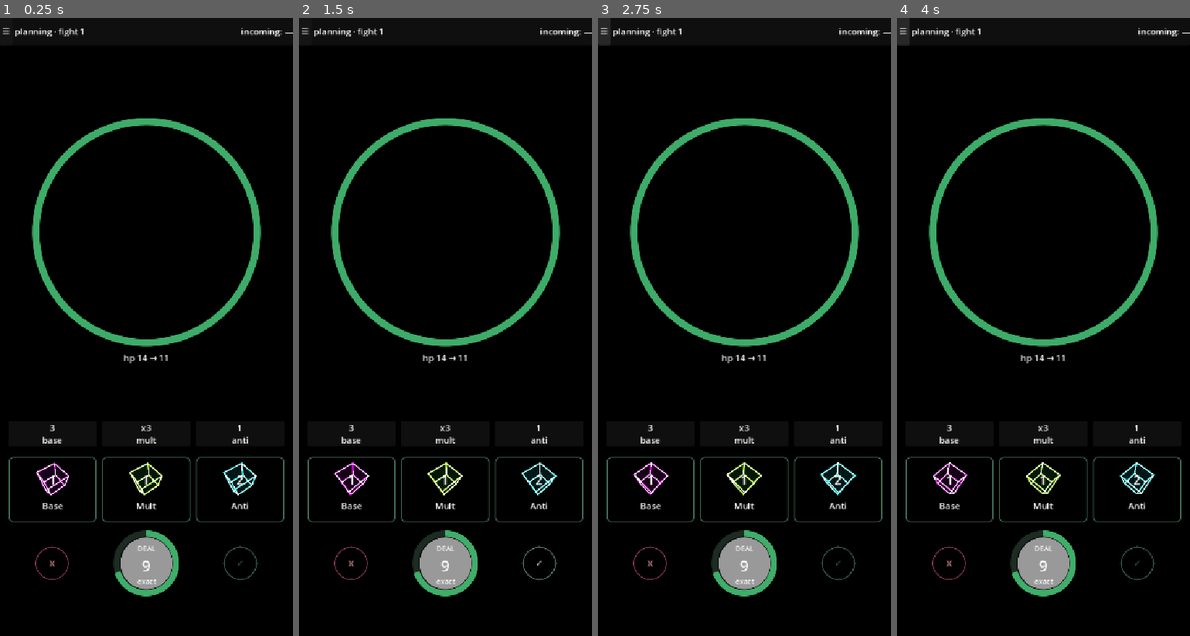
Above: before the commit, frames 1-4 (left to right).
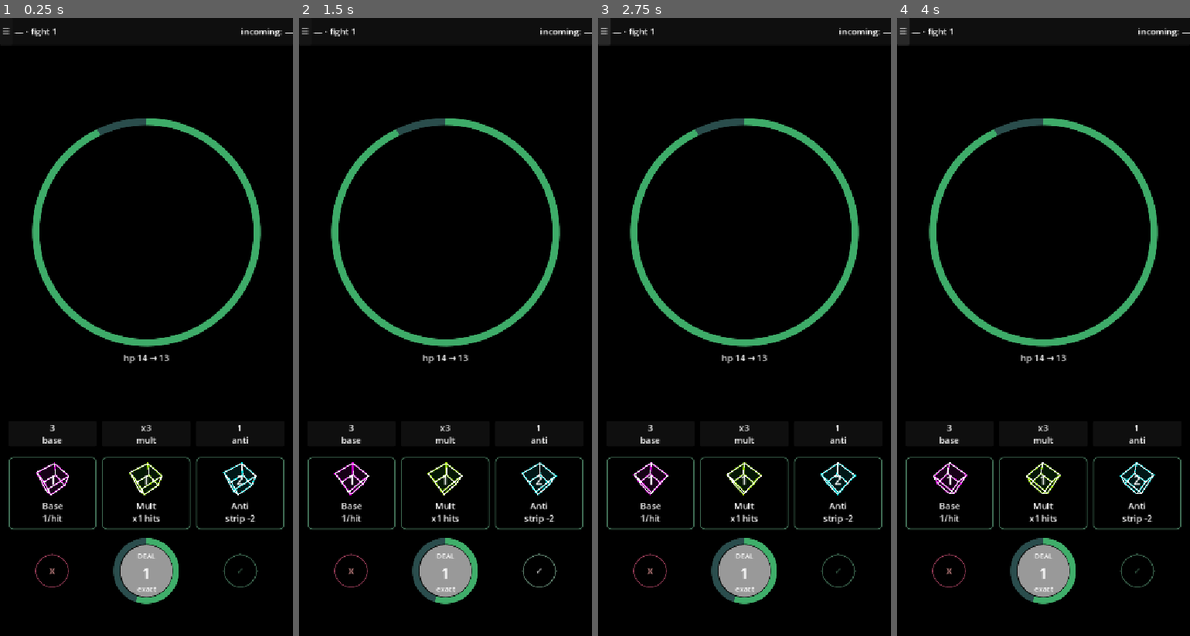
Above: after the commit, the same moments.

Repository: SeeCats/Drag-and-Drop
Game: Godot game, scene res://MainUI/combat_ui/rework/CombatRework.tscn
Same seed, same stepped clock (60 frames per second), same inputs: the game is played once before the commit and once after it. This scene is started directly instead of the project's main scene.
Inputs:
- Up to frame 1 (0.25 s): no input
- Up to frame 2 (1.5 s): click "☰" at 0.5 s; click "✓" at 1.25 s
- Up to frame 3 (2.75 s): click "☰" at 2 s
- Up to frame 4 (4 s): click "✓" at 2.75 s; click "☰" at 3.5 s

The runs differ from the first frame. In frame 1, 2.7% of the frame differs, in the area x 2-98%, y 1-95%; in frame 2, 2.7%; in frame 3, 2.7%; in frame 4, 2.7%.

Commit message:
DisplayFinish!

Diff:
--- a/MainUI/combat_ui/rework/CombatRework.tscn
+++ b/MainUI/combat_ui/rework/CombatRework.tscn
@@ -9,8 +9,9 @@
 [ext_resource type="Script" uid="uid://m4g0s4vwvyj3" path="res://MainUI/combat_ui/rework/widgets/chip_row.gd" id="4_8glxk"]
 [ext_resource type="PackedScene" uid="uid://dgraytjy1nxlv" path="res://MainUI/combat_ui/rework/dice_slot/DiceSlot.tscn" id="4_ylo7x"]
 [ext_resource type="Script" uid="uid://bj4ljy0a3q1p4" path="res://MainUI/combat_ui/rework/widgets/chip.gd" id="5_v2mva"]
-
-[sub_resource type="StyleBoxFlat" id="StyleBoxFlat_ylo7x"]
+[ext_resource type="Script" uid="uid://7qs3w28qnihh" path="res://MainUI/combat_ui/rework/widgets/damage_preview.gd" id="10_v2mva"]
+
+[sub_resource type="StyleBoxFlat" id="StyleBoxFlat_v2mva"]
 content_margin_left = 10.0
 content_margin_top = 10.0
 content_margin_right = 10.0
@@ -214,6 +215,7 @@
 text = "☰"
 
 [node name="PhaseLabel" type="RichTextLabel" parent="Bands/StatusBar/StatusRow" unique_id=1591327651]
+unique_name_in_owner = true
 layout_mode = 2
 size_flags_vertical = 4
 text = "planning · fight 1"
@@ -243,6 +245,7 @@
 layout_mode = 2
 
 [node name="ScouterRing" parent="Bands/EnemyPanel/EnemyZone" unique_id=610998314 instance=ExtResource("1_8eonr")]
+unique_name_in_owner = true
 layout_mode = 1
 anchors_preset = 8
 anchor_left = 0.5
@@ -273,6 +276,7 @@
 grow_vertical = 2
 
 [node name="HpText" type="RichTextLabel" parent="Bands/EnemyPanel/EnemyZone/MonsterDock" unique_id=955326041]
+unique_name_in_owner = true
 layout_mode = 2
 bbcode_enabled = true
 text = "hp 14 → 11"
@@ -304,7 +308,8 @@
 [node name="ValueLabel" type="RichTextLabel" parent="Bands/MonsterChips/ChipRow/BaseChip/ChipBox" unique_id=2057360062]
 layout_mode = 2
 bbcode_enabled = true
-text = "[center]3[/center][center]base[/center]"
+text = "[center]0[/center]
+[center]base[/center]"
 fit_content = true
 autowrap_mode = 0
 script = ExtResource("2_0ytkr")
@@ -321,7 +326,7 @@
 [node name="ValueLabel" type="RichTextLabel" parent="Bands/MonsterChips/ChipRow/MultChip/ChipBox" unique_id=581521416]
 layout_mode = 2
 bbcode_enabled = true
-text = "[center]x 3[/center]
+text = "[center]x0[/center]
 [center]mult[/center]"
 fit_content = true
 autowrap_mode = 0
@@ -339,7 +344,7 @@
 [node name="ValueLabel" type="RichTextLabel" parent="Bands/MonsterChips/ChipRow/AntiChip/ChipBox" unique_id=675423301]
 layout_mode = 2
 bbcode_enabled = true
-text = "[center]3[/center]
+text = "[center]0[/center]
 [center]anti[/center]"
 fit_content = true
 autowrap_mode = 0
@@ -424,6 +429,7 @@
 size_flags_horizontal = 3
 
 [node name="HpRing" type="Control" parent="Bands/Tray/Traypad/TrayColumn/KnobRow/KnobWrap" unique_id=1521725675]
+unique_name_in_owner = true
 layout_mode = 1
 anchors_preset = 15
 anchor_right = 1.0
@@ -449,7 +455,8 @@
 grow_vertical = 2
 theme_override_styles/panel = SubResource("StyleBoxFlat_f2lms")
 
-[node name="RichLabel" type="RichTextLabel" parent="Bands/Tray/Traypad/TrayColumn/KnobRow/KnobWrap/KnobFace" unique_id=1126540465]
+[node name="DamagePreview" type="RichTextLabel" parent="Bands/Tray/Traypad/TrayColumn/KnobRow/KnobWrap/KnobFace" unique_id=1126540465]
+unique_name_in_owner = true
 layout_mode = 1
 anchors_preset = 8
 anchor_left = 0.5
@@ -468,7 +475,7 @@
 [center][font_size=13]exact[/font_size][/center]"
 fit_content = true
 autowrap_mode = 0
-script = ExtResource("2_0ytkr")
+script = ExtResource("10_v2mva")
 
 [node name="ConfirmButton" type="Button" parent="Bands/Tray/Traypad/TrayColumn/KnobRow" unique_id=104890865]
 custom_minimum_size = Vector2(62, 62)
--- a/MainUI/combat_ui/rework/combat_rework.gd
+++ b/MainUI/combat_ui/rework/combat_rework.gd
@@ -18,6 +18,12 @@
 	Rollables.Element.BLUE,
 ]
 
+# --- HP state: stubbed until real sources (player node + MonsterResource) exist ---
+var _monster_hp : int = 14
+var _monster_max_hp : int = 14
+var _player_hp : int = 20
+var _player_max_hp : int = 20
+
 # --- dumb view refs ---------------------------------------------------------
 @onready var _slots : Array[DiceSlot] = [
 	%BaseSlot,
@@ -25,26 +31,85 @@
 	%AntiSlot,
 ]
 @onready var _chip_row : ChipRow = %ChipRow
-# DEAL / rings / phase refs get added in the display-wiring pass (#11)
+@onready var _damage_preview : DamagePreview = %DamagePreview
+@onready var _scouter_ring : RadialBar = %ScouterRing
+@onready var _hp_ring : RadialBar = %HpRing
+@onready var _hp_text : RichTextLabel = %HpText
+@onready var _phase_label : RichTextLabel = %PhaseLabel
+# next-hint ref comes next (#11)
 
 
 func _ready() -> void:
 	GlobalSignal.updated_roll.connect(render, CONNECT_DEFERRED)
+	CombatState.state_changed.connect(_on_state_changed)
 	roll_dice()      # controller owns rolling now (rework dice don't self-roll)
 	render()
 
 
 # === OUT channel: state -> widgets =========================================
 func render() -> void:
-	# Side-effecting (void): the "output" is the widgets changing, not a return value.
+	# Repaint every widget from current state: dice + chips, then resolve for DEAL + subs.
 	_push_dice()
 	_chip_row.set_roll(CurrentRoll.current_monster_roll_list)
+	var roll : Array = CurrentRoll.get_roll_from_dice(_values, _elements)
+	var outcome : Dictionary = CurrentRoll.compute_outcome(roll, CurrentRoll.current_monster_roll_list)
+	_damage_preview.value = outcome.player.total
+	_damage_preview.sub = "exact"
+	_push_subs(outcome)
+	_push_rings(outcome)
+	_push_phase()
 
 
 func _push_dice() -> void:
 	for i in _slots.size():
 		_slots[i].set_value(_values[i])
 		_slots[i].set_element(_elements[i])
+
+
+# Sets each slot's sub line from the resolved outcome: per-hit, hit count, defense.
+func _push_subs(outcome: Dictionary) -> void:
+	var p : Dictionary = outcome.player
+	_slots[0].set_sub("%d/hit" % p.per_hit)
+	_slots[1].set_sub("x%d hits" % p.hits)
+	_slots[2].set_sub("%s -%d" % [_defense_word(_elements[2]), _values[2]])
+
+
+# Maps the anti die's element to its defense word (armor / evade / strip).
+func _defense_word(element: Rollables.Element) -> String:
+	match element:
+		Rollables.Element.RED: return "armor"
+		Rollables.Element.GREEN: return "evade"
+		Rollables.Element.BLUE: return "strip"
+		_: return ""
+
+
+# Pushes monster + player HP to the rings: bright = survivors, dim = at-risk this turn.
+func _push_rings(outcome: Dictionary) -> void:
+	var monster_projected : int = maxi(_monster_hp - outcome.player.total, 0)
+	_scouter_ring.set_hp(_monster_hp, monster_projected, _monster_max_hp)
+	_hp_text.text = "[center]hp %d → %d[/center]" % [_monster_hp, monster_projected]
+	var player_projected : int = maxi(_player_hp - outcome.monster.total, 0)
+	_hp_ring.set_hp(_player_hp, player_projected, _player_max_hp)
+
+
+# Updates the phase label from the FSM state + current fight number.
+func _push_phase() -> void:
+	_phase_label.text = "%s · fight %d" % [_phase_word(CombatState.current_state), Encounter.current_monster_order + 1]
+
+
+func _on_state_changed(_from, _to) -> void:
+	_push_phase()
+
+
+# Maps the FSM state to its status-bar word.
+func _phase_word(state: int) -> String:
+	match state:
+		CombatState.State.PLAYER_PLANNING: return "planning"
+		CombatState.State.ROUND_START: return "round start"
+		CombatState.State.TURN_RESOLVING, CombatState.State.PLAYER_ATTACK, CombatState.State.MONSTER_ATTACK: return "resolving"
+		CombatState.State.WIN: return "victory"
+		CombatState.State.LOSE: return "defeat"
+		_: return "—"
 
 
 
--- /dev/null
+++ b/MainUI/combat_ui/rework/widgets/damage_preview.gd
@@ -0,0 +1,27 @@
+@tool
+extends RichLabel
+class_name DamagePreview
+
+# Player's projected-damage readout in the knob: DEAL header, number, sub line.
+var value: int:
+	set(new_value):
+		value = new_value
+		_queue_refresh()
+var sub: String:
+	set(new_value):
+		sub = new_value
+		_queue_refresh()
+
+var _pending: bool = false
+
+# Schedules one deferred render per frame, so value + sub coalesce into a single rebuild.
+func _queue_refresh() -> void:
+	if _pending:
+		return
+	_pending = true
+	set_deal.call_deferred()
+
+# Renders the three stacked lines from the current value and sub.
+func set_deal() -> void:
+	_pending = false
+	text = "[center][font_size=13]DEAL[/font_size][/center]\n[center][font_size=30]%d[/font_size][/center]\n[center][font_size=13]%s[/font_size][/center]" % [value, sub]
Not shown: 17 places in MainUI/combat_ui/rework/CombatRework.tscn that only renumber resources
Not shown, added: MainUI/combat_ui/rework/widgets/damage_preview.gd.uid
